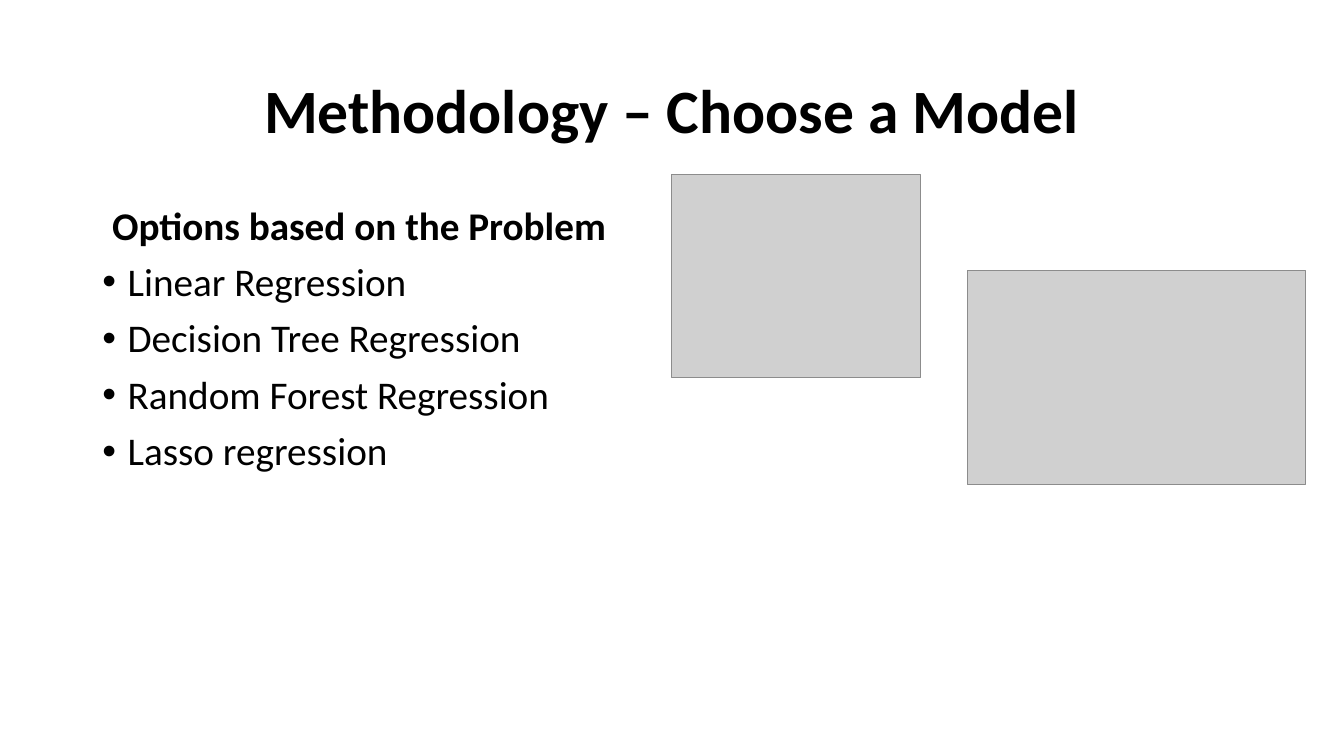
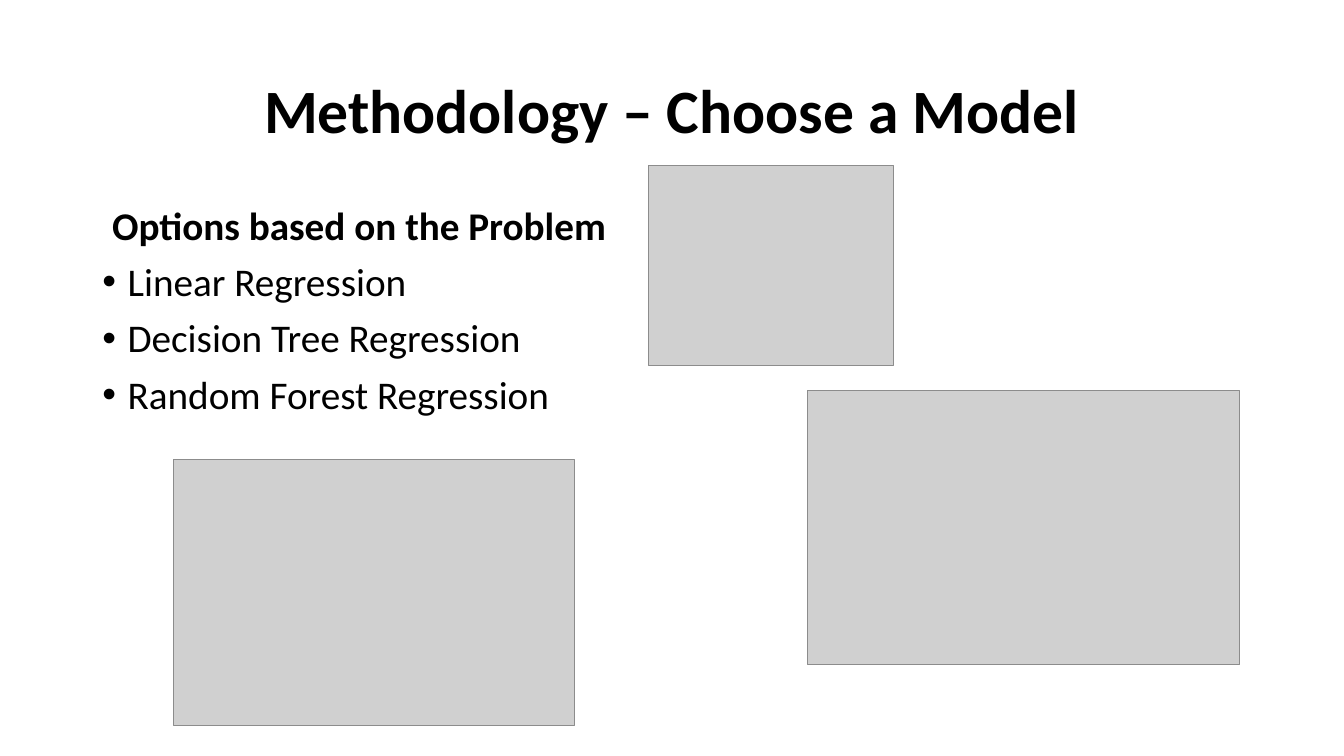
Before and after one commit to PMcTwist/Machine_Learn_Project, a slide deck: slide 8 of Presentation/Presentation_1.pptx (slide 7 before the commit). Drawn at 1344x756 pixels with LibreOffice and Linux fonts; fonts in the diff are those of the drawing; grey boxes stand for pictures. Boxes give left, top, right and bottom in pixels: in the first picture for what was removed or moved away, otherwise in the second. Text is boxed around its words. In the diff, an @@ line names an element or a change of style, - is before the commit and + after.

```diff
--- a/Presentation/Presentation_1.pptx
+++ b/Presentation/Presentation_1.pptx
@@ picture: place and size @@
-picture at bbox=[673, 174, 922, 378]
+picture at bbox=[648, 165, 893, 365]
@@ picture: place and size @@
-picture at bbox=[968, 270, 1306, 485]
+picture at bbox=[808, 391, 1240, 665]
@@ text at bbox=[128, 438, 388, 472]: paragraph removed @@
-• Lasso regression
@@ picture added at bbox=[174, 460, 575, 726] @@
```
Also in this commit, not shown: 7 other slides changed, 1 slide added.
